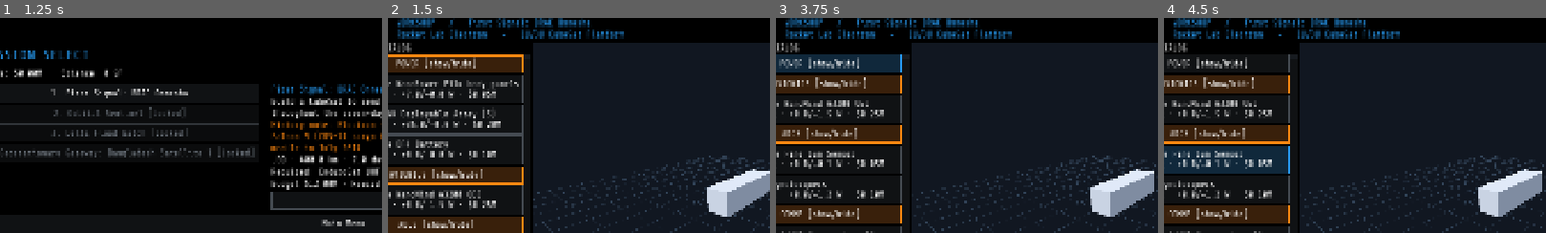
Above: before the commit, frames 1-4 (left to right).
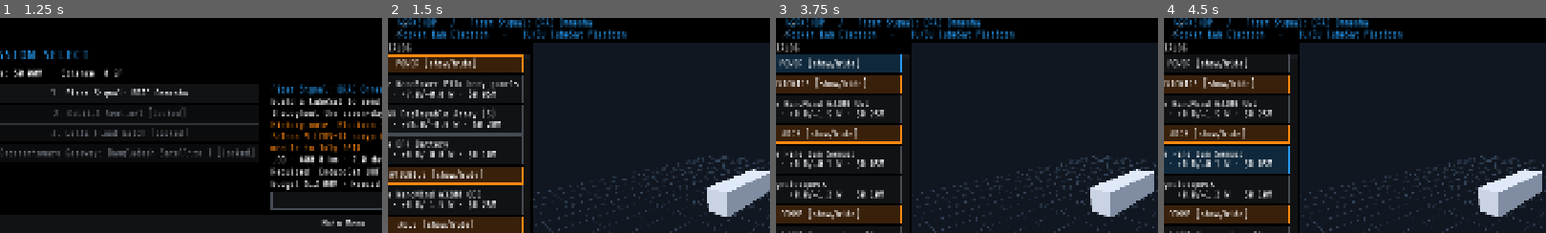
Above: after the commit, the same moments.

Repository: jahinhossain8573/spacebound
Game: Godot game, scene res://scenes/MainMenu.tscn
The game is run twice, just before and just after one commit, with the same random seed, the same clock (stepped at 60 frames per second) and the same inputs.
Inputs:
- Up to frame 1 (1.25 s): click "NEW CAMPAIGN" at 0.5 s
- Up to frame 2 (1.5 s): click "Start" at 1.25 s
- Up to frame 3 (3.75 s): click "NewSpace Fine Sun Sensor 0.08…" at 2 s; click "NewSpace Fine Sun Sensor 0.08…" at 2.75 s; click "POWER [show/hide]" at 3.5 s
- Up to frame 4 (4.5 s): click "NewSpace Fine Sun Sensor 0.08…" at 4.25 s
The pictures show only the part of the screen within x 5-55%, y 0-50%; the shares and areas given below are measured in that part.

Frame 1 is identical in both runs. In frame 2, 2.7% of the frame differs, in the area x 2-63%, y 0-10%; in frame 3, 2.7%; in frame 4, 2.7%.

Commit message:
Integrate Electron model into launch and Workshop

Diff:
--- a/scripts/Launch.gd
+++ b/scripts/Launch.gd
@@ -1,5 +1,6 @@
 extends Control
 
+const ELECTRON_MODEL := preload("res://assets/3d-models/rockets/electron/launcher_electron.glb")
 const ASCENT_SECONDS := 15.0
 const MISSION_OBJECTIVES = preload("res://scripts/MissionObjectives.gd")
 var rng := RandomNumberGenerator.new()
@@ -17,6 +18,9 @@
 var _root3d: Node3D
 var _rocket: Node3D
 var _stage: Node3D
+var _interstage: Node3D
+var _booster_flame: MeshInstance3D
+var _upper_flame: MeshInstance3D
 var _fairing_left: Node3D
 var _fairing_right: Node3D
 var _camera: Camera3D
@@ -63,7 +67,7 @@
 	can_skip = GameManager.has_launched_once
 	rocket_height = {"launcher_electron":18.0, "launcher_vega_c":35.0, "launcher_falcon_9":70.0}.get(build.launcher.id, 18.0)
 	rng.randomize()
-	_create_world()
+	_create_world(build.launcher.id)
 
 func _create_ui() -> void:
 	var layout := VBoxContainer.new()
@@ -141,7 +145,7 @@
 	item.material_override = _material(color)
 	parent.add_child(item)
 
-func _create_world() -> void:
+func _create_world(launcher_id: String) -> void:
 	var env := WorldEnvironment.new()
 	env.environment = Environment.new()
 	env.environment.background_mode = Environment.BG_COLOR
@@ -168,9 +172,44 @@
 	_root3d.add_child(_station)
 	_box(_station, Vector3(35, 1, 35), Vector3(0,-1,0), Color("454f5b"))
 	_box(_station, Vector3(2, rocket_height*0.85, 2), Vector3(-rocket_height*0.16,rocket_height*0.425,0), Color("596675"))
+	var radius := rocket_height * 0.045
+	if launcher_id == "launcher_electron":
+		_create_electron()
+		var rim := DirectionalLight3D.new()
+		rim.rotation_degrees = Vector3(-15, 70, 0)
+		rim.light_energy = 1.4
+		_root3d.add_child(rim)
+	else:
+		_create_placeholder_rocket(radius)
+	_flash = MeshInstance3D.new()
+	var flash_mesh := SphereMesh.new()
+	flash_mesh.radius = radius
+	flash_mesh.height = radius*2
+	_flash.mesh = flash_mesh
+	_flash.material_override = _material(Color("ffb300"), true)
+	_flash.visible = false
+	_root3d.add_child(_flash)
+	_camera = Camera3D.new()
+	_camera.current = true
+	_camera.near = 0.5
+	_camera.far = 2000000.0
+	_root3d.add_child(_camera)
+	_update_camera()
+
+func _create_electron() -> void:
+	_rocket = ELECTRON_MODEL.instantiate()
+	_root3d.add_child(_rocket)
+	var model := _rocket.get_node("launcher_electron")
+	_stage = model.get_node("stage_1")
+	_interstage = model.get_node("interstage")
+	_fairing_left = model.get_node("fairing_left")
+	_fairing_right = model.get_node("fairing_right")
+	_booster_flame = _create_flame(_stage.get_node("exhaust_stage_1"), 0.54, -rocket_height * 0.06)
+	_upper_flame = _create_flame(model.get_node("stage_2/exhaust_stage_2"), 0.32, -rocket_height * 0.06)
+
+func _create_placeholder_rocket(radius: float) -> void:
 	_rocket = Node3D.new()
 	_root3d.add_child(_rocket)
-	var radius := rocket_height * 0.045
 	_stage = Node3D.new()
 	_rocket.add_child(_stage)
 	_cylinder(_stage, radius, rocket_height*0.5, rocket_height*0.25, Color("d5dce3"))
@@ -187,25 +226,15 @@
 		_box(fairing, Vector3(radius*0.85,rocket_height*0.13,radius*1.5), Vector3(side*radius*0.43,rocket_height*0.865,0), Color("cbd5df"))
 		var tip := _cylinder(fairing, radius*0.7, rocket_height*0.14, rocket_height*0.985, Color("cbd5df"), true)
 		tip.position.x = side*radius*0.25
-	var flame := _cylinder(_stage, radius*0.6, rocket_height*0.12, -rocket_height*0.12, Color("ffb300"), true)
+	_booster_flame = _create_flame(_stage, radius * 0.6, -rocket_height * 0.12)
+
+func _create_flame(parent: Node3D, radius: float, y: float) -> MeshInstance3D:
+	var flame := _cylinder(parent, radius, rocket_height * 0.12, y, Color("ffb300"), true)
 	flame.rotation.z = PI
 	flame.material_override = _material(Color("ffb300"), true)
 	flame.name = "Flame"
 	flame.visible = false
-	_flash = MeshInstance3D.new()
-	var flash_mesh := SphereMesh.new()
-	flash_mesh.radius = radius
-	flash_mesh.height = radius*2
-	_flash.mesh = flash_mesh
-	_flash.material_override = _material(Color("ffb300"), true)
-	_flash.visible = false
-	_root3d.add_child(_flash)
-	_camera = Camera3D.new()
-	_camera.current = true
-	_camera.near = 0.5
-	_camera.far = 2000000.0
-	_root3d.add_child(_camera)
-	_update_camera()
+	return flame
 
 func calculate_reliability(base: float, nodes: Array) -> float:
 	var result := base
@@ -243,7 +272,7 @@
 	_start.disabled = true
 	_skip.visible = can_skip
 	_skip.disabled = failed
-	_stage.get_node("Flame").visible = true
+	_booster_flame.visible = true
 	var m: Dictionary = GameManager.current_mission
 	var stats: Dictionary = GameManager.current_build.stats
 	GameManager.last_result = {"mission_number":int(m.missionNumber), "attempt_id":GameManager.attempt_id, "launched":fals …(294 unchanged characters)…
@@ -293,8 +322,12 @@
 func _process_milestones(time: float) -> void:
 	if not stage_separated and time >= 0.4*ASCENT_SECONDS:
 		stage_separated = true
+		if _interstage:
+			_interstage.reparent(_stage, true)
 		_stage.reparent(_root3d, true)
-		_stage.get_node("Flame").visible = false
+		_booster_flame.visible = false
+		if _upper_flame:
+			_upper_flame.visible = true
 		create_tween().tween_property(_stage,"position:y",_stage.position.y-rocket_height*2,4.0)
 		_log("Stage separation nominal.", 6.0)
 	if not fairing_separated and time >= 0.6*ASCENT_SECONDS:
@@ -329,6 +362,8 @@
 func _finish_success() -> void:
 	if finished: return
 	finished = true
+	if _upper_flame:
+		_upper_flame.visible = false
 	_log("Orbital insertion nominal.")
 	GameManager.last_result.launched = true
 	for objective in GameManager.last_result.objectives:
--- a/scripts/Workshop.gd
+++ b/scripts/Workshop.gd
@@ -2,6 +2,7 @@
 
 signal build_changed
 
+const ELECTRON_MODEL := preload("res://assets/3d-models/rockets/electron/launcher_electron.glb")
 const CATEGORIES := ["power", "avionics", "adcs", "comms", "propulsion", "instrument", "thermal", "landing"]
 var mission: Dictionary
 var launcher: Dictionary
@@ -59,6 +60,8 @@
 	back.text = "< Back"
 	back.pressed.connect(_back)
 	header.add_child(back)
+	if launcher.id == "launcher_electron":
+		_add_electron_preview(header)
 	var title := Label.new()
 	title.text = "  WORKSHOP   /   " + str(mission.title) + "\n  " + str(launcher.name) + "   •   " + str(bus.name)
 	title.size_flags_horizontal = Control.SIZE_EXPAND_FILL
@@ -192,6 +195,31 @@
 	_telemetry = VBoxContainer.new()
 	right.add_child(_telemetry)
 
+func _add_electron_preview(header: HBoxContainer) -> void:
+	var container := SubViewportContainer.new()
+	container.mouse_filter = Control.MOUSE_FILTER_IGNORE
+	header.add_child(container)
+	var viewport := SubViewport.new()
+	viewport.name = "ElectronPreview"
+	viewport.size = Vector2i(64, 64)
+	viewport.transparent_bg = true
+	viewport.own_world_3d = true
+	viewport.render_target_update_mode = SubViewport.UPDATE_ONCE
+	container.add_child(viewport)
+	var model := ELECTRON_MODEL.instantiate() as Node3D
+	model.rotation.z = -0.65
+	model.position = -(model.basis * Vector3(0, 9, 0))
+	viewport.add_child(model)
+	var camera := Camera3D.new()
+	camera.projection = Camera3D.PROJECTION_ORTHOGONAL
+	camera.size = 20.0
+	camera.position.z = 25.0
+	viewport.add_child(camera)
+	var light := DirectionalLight3D.new()
+	light.rotation_degrees = Vector3(-15, 30, 0)
+	light.light_energy = 2.6
+	viewport.add_child(light)
+
 func _make_world() -> void:
 	var viewport: SubViewport = _viewport_container.get_child(0)
 	var world := Node3D.new()
--- a/tests/test_launch.gd
+++ b/tests/test_launch.gd
@@ -19,19 +19,26 @@
 	launch.set_process(false)
 	check(is_equal_approx(launch.calculate_reliability(0.95,["L7","L8","L9"]),0.99), "reliability capped")
 	check(is_equal_approx(launch.calculate_reliability(0.88,["L7","L9"]),0.92), "owned reliability nodes")
+	check(launch._stage.find_children("*", "MeshInstance3D", true, false).size() >= 10, "Electron uses imported booster meshes")
+	check(launch._booster_flame.get_parent().name == "exhaust_stage_1" and launch._upper_flame.get_parent().name == "exhaust_stage_2", "Electron plumes use the imported exhaust markers")
 	manager.debug_disable_reliability = true
 	launch.ignite()
 	var id: String = manager.attempt_id
 	check(launch.ignited and not launch.failed and manager.has_launched_once and not launch._skip.visible, "first liftoff cannot skip")
 	launch.ignite()
 	check(manager.last_result.flight_log.size() == 1 and manager.attempt_id == id, "duplicate ignition ignored")
+	check(launch._booster_flame.visible and not launch._upper_flame.visible, "only the booster plume is visible at liftoff")
 	launch.advance_ascent(6.0)
+	check(launch._stage.get_parent() == launch._root3d and launch._interstage.get_parent() == launch._stage, "Electron booster takes its interstage at separation")
+	check(not launch._booster_flame.visible and launch._upper_flame.visible, "Electron switches to the upper-stage plume")
 	check(launch.stage_separated and not launch.fairing_separated, "stage at 40 percent")
 	launch.advance_ascent(3.0)
 	check(launch.fairing_separated and manager.last_result.flight_log.size() == 3, "fairing at 60 percent")
+	check(launch._fairing_left.get_parent() == launch._root3d and launch._fairing_right.get_parent() == launch._root3d, "both imported fairing halves detach")
 	check(not launch._station.visible, "station disappears during ascent")
 	launch.advance_ascent(6.0)
 	check(launch.finished and manager.last_result.launched and manager.last_result.objectives[0].done and manager.initial_orbit.semi_major_axis_km == 6771.0 and manager.flight_elapsed_s == 15.0, "successful LEO handoff")
+	check(not launch._upper_flame.visible, "Electron upper-stage plume stops at orbital insertion")
 	var shared = launch._flight
 	var rocket = launch._rocket
 	var camera = launch._camera
--- a/tests/test_workshop.gd
+++ b/tests/test_workshop.gd
@@ -23,6 +23,7 @@
 	root.add_child(workshop)
 	workshop.build_changed.connect(changed)
 	check(workshop.mission.missionNumber == 1 and workshop.launcher.id == "launcher_electron", "mission 1 defaults")
+	check(workshop.find_child("ElectronPreview", true, false) is SubViewport, "Electron model preview appears in the Workshop header")
 	check(workshop.bus.id == "bus_cubesat_1u_3u", "mission 1 bus")
 	check(not workshop.add_part("av_bae_rad750"), "locked part rejected")
 	check(workshop.add_part("pwr_gomspace_p31u"), "add panel")
Binary file added: assets/3d-models/rockets/electron/launcher_electron.glb
Not shown, added: assets/3d-models/rockets/electron/launcher_electron.glb.import
Binary file added: assets/3d-models/rockets/electron/launcher_electron_weave.png
Not shown, added: assets/3d-models/rockets/electron/launcher_electron_weave.png.import
Not shown, changed: CREDITS.md
